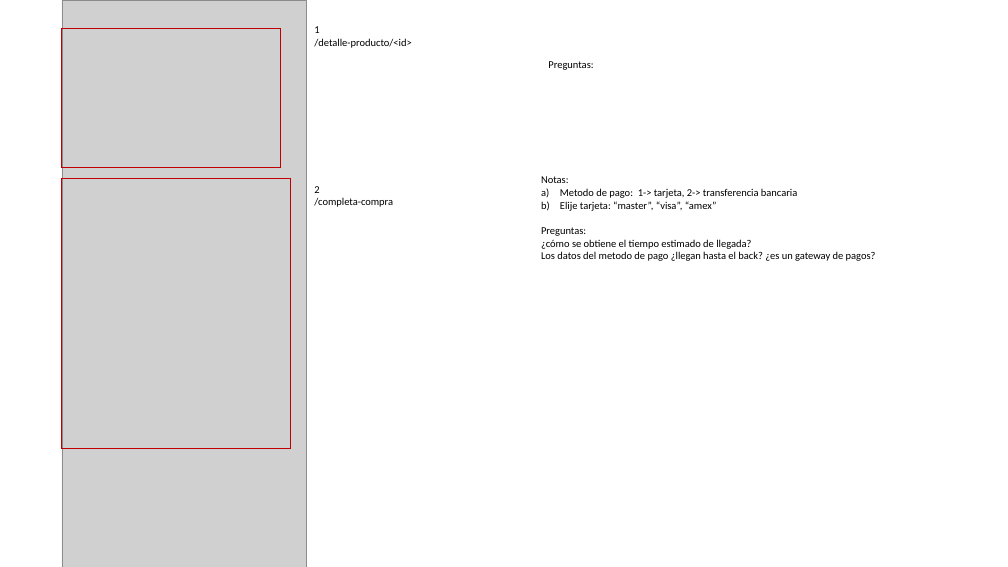
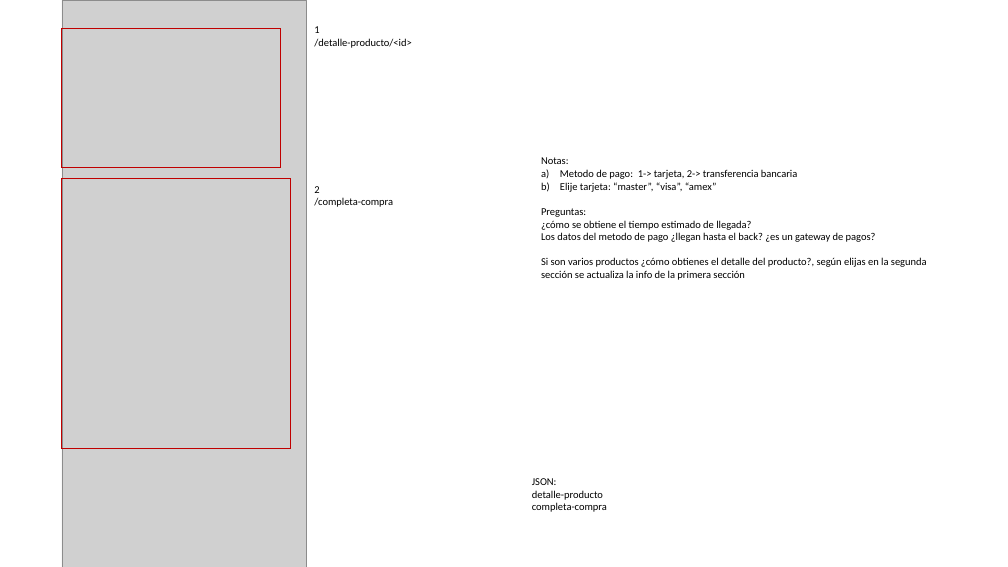
Before and after one commit to gbrlQuirozMB/fakerBlusbo, a slide deck: slide 1 of docs/detalle-compra.pptx. Drawn at 1008x567 pixels with LibreOffice and Linux fonts; fonts in the diff are those of the drawing; grey boxes stand for pictures. Boxes give left, top, right and bottom in pixels: in the first picture for what was removed or moved away, otherwise in the second. Text is boxed around its words. In the diff, an @@ line names an element or a change of style, - is before the commit and + after.

Commit message:
UPDATED-> poniendo los json que tiene cada pantalla

```diff
--- a/docs/detalle-compra.pptx
+++ b/docs/detalle-compra.pptx
@@ text removed at [548,61,593,70] @@
-Preguntas:
@@ text "Notas:": place and size @@
-text "Notas:" at [541,176,876,261]
+text "Notas:" at [541,157,927,280]
@@ text at [541,257,927,280]: paragraph added @@
+Si son varios productos ¿cómo obtienes el detalle del producto?, según elijas en la segunda sección se actualiza la info de la primera sección
@@ text added at [532,478,607,512], 10 pt, text #000000 @@
+JSON:
+detalle-producto
+completa-compra
```
Also in this commit, not shown: 7 other files.
